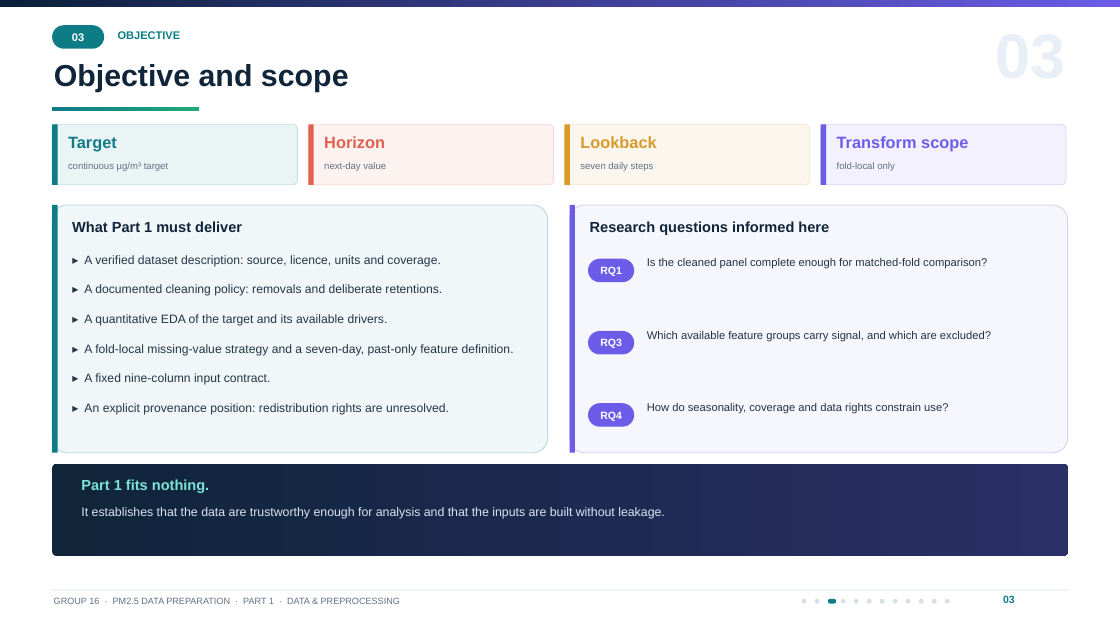
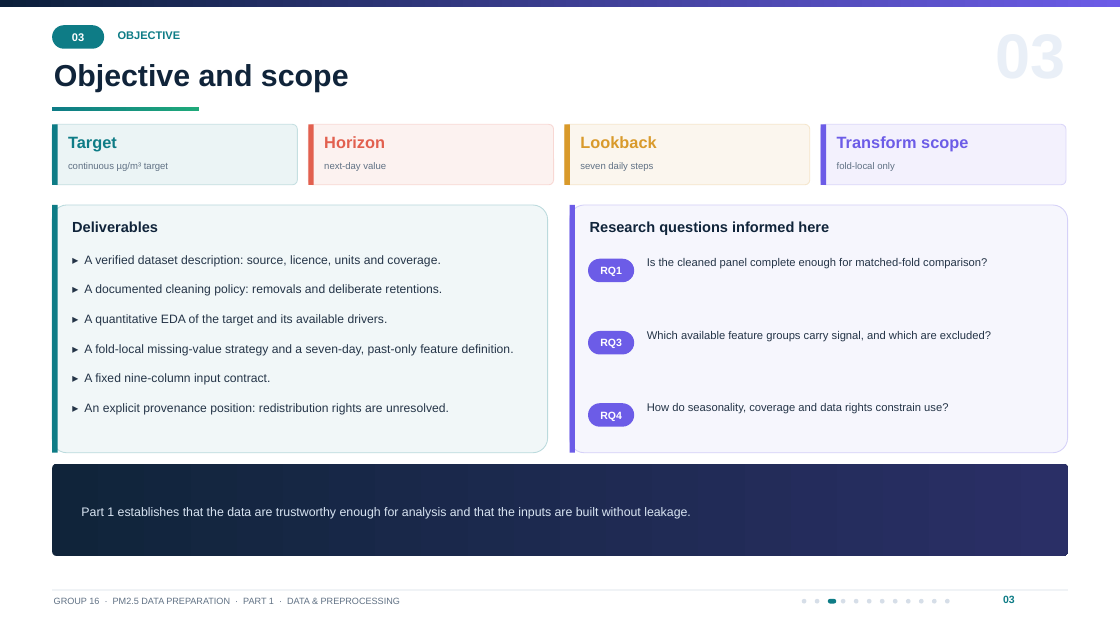
Before and after one commit to mohanedislam9285/part1, a slide deck: slide 3 of presentation/Part_1_Presentation.pptx. Drawn at 1120x630 pixels with LibreOffice and Linux fonts; fonts in the diff are those of the drawing. Boxes give left, top, right and bottom in pixels: in the first picture for what was removed or moved away, otherwise in the second. Text is boxed around its words. In the diff, an @@ line names an element or a change of style, - is before the commit and + after.

Commit message:
Remove meta and defensive prose from Part 1 deliverables
Drop sentences that explain the assignment or defend the work to an
imagined reviewer, and fix the two stale slide references to the moved
monthly trend table and the now-committed fold files.

```diff
--- a/presentation/Part_1_Presentation.pptx
+++ b/presentation/Part_1_Presentation.pptx
@@ text at <box>72,221,158,232</box>: text changed @@
-What Part 1 must deliver
+Deliverables
@@ text removed at <box>81,479,209,493</box> @@
-Part 1 fits nothing.
@@ text at <box>81,507,691,519</box>: text changed @@
-It establishes that the data are trustworthy enough for analysis and that the inputs are built without leakage.
+Part 1 establishes that the data are trustworthy enough for analysis and that the inputs are built without leakage.
```
Also in this commit, not shown: 6 other slides changed, 9 other files.
